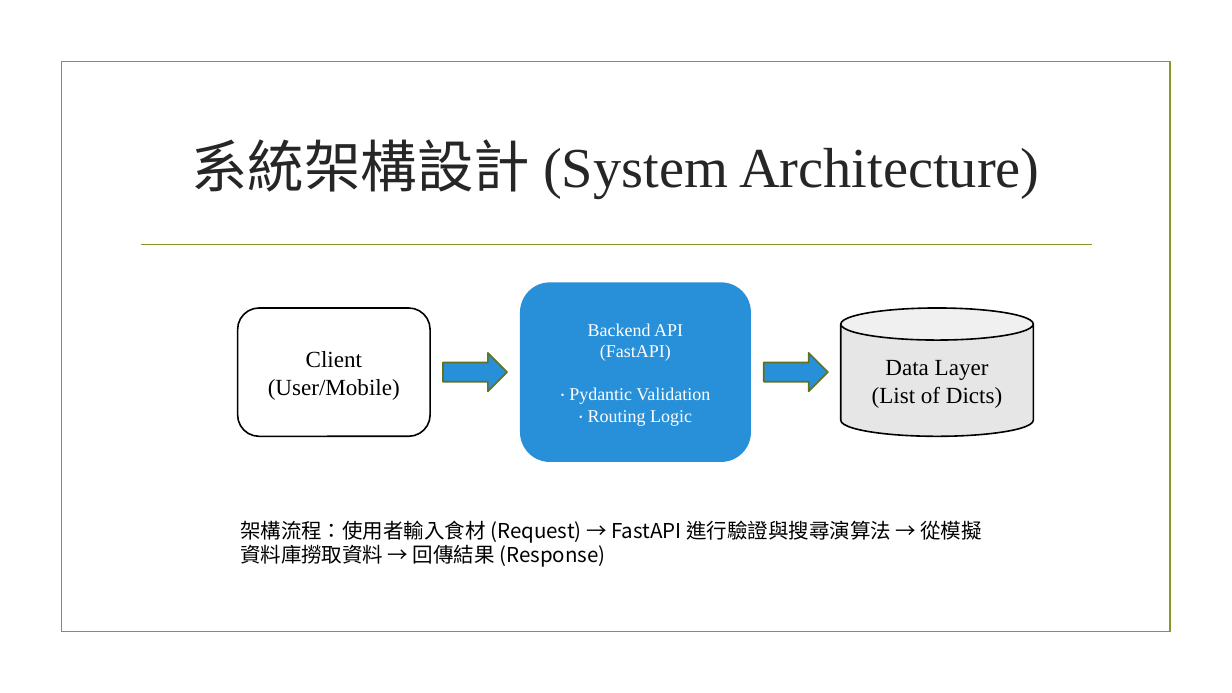
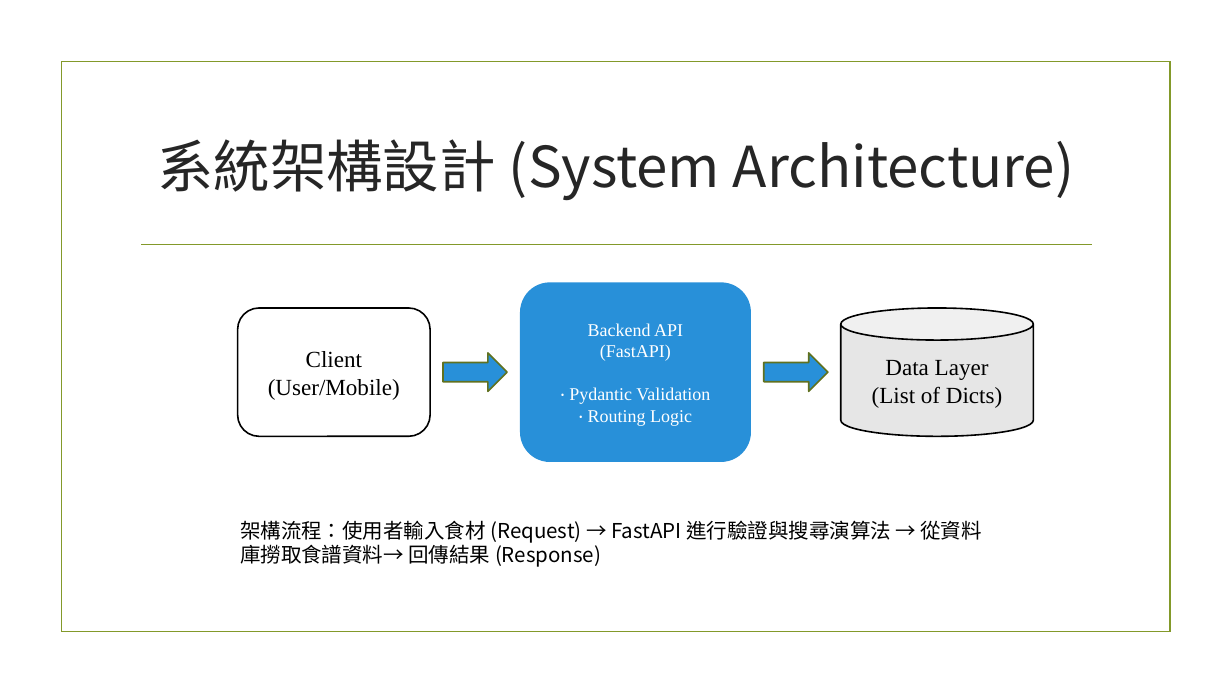
Before and after one commit to megan950628-tech/Final_report_recipe1, a slide deck: slide 3 of 智慧食譜推薦系統：後端架構.pptx (slide 2 before the commit). Drawn at 1232x693 pixels with LibreOffice and Linux fonts; fonts in the diff are those of the drawing; background and template pictures are left out. Boxes give left, top, right and bottom in pixels: in the first picture for what was removed or moved away, otherwise in the second. Text is boxed around its words. In the diff, an @@ line names an element or a change of style, - is before the commit and + after.

```diff
--- a/智慧食譜推薦系統：後端架構.pptx
+++ b/智慧食譜推薦系統：後端架構.pptx
@@ title "系統架構設計 (System Architecture)" at box(157, 139, 1074, 201): font Times New Roman to Noto Sans CJK SC @@
@@ text at box(240, 520, 982, 567): text changed @@
-架構流程：使用者輸入食材 (Request) → FastAPI 進行驗證與搜尋演算法 → 從模擬資料庫撈取資料 → 回傳結果 (Response)
+架構流程：使用者輸入食材 (Request) → FastAPI 進行驗證與搜尋演算法 → 從資料庫撈取食譜資料→ 回傳結果 (Response)
```
Also in this commit, not shown: 4 other slides changed, 7 slides added.
